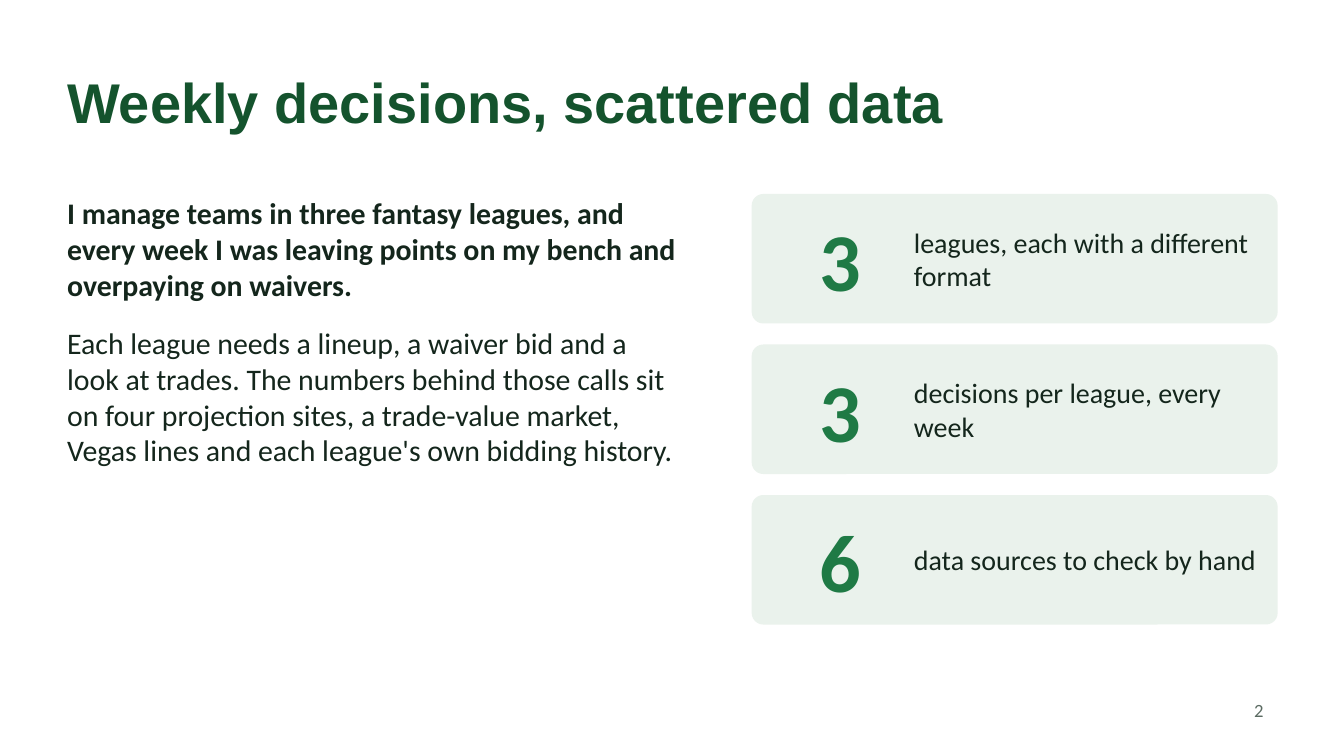
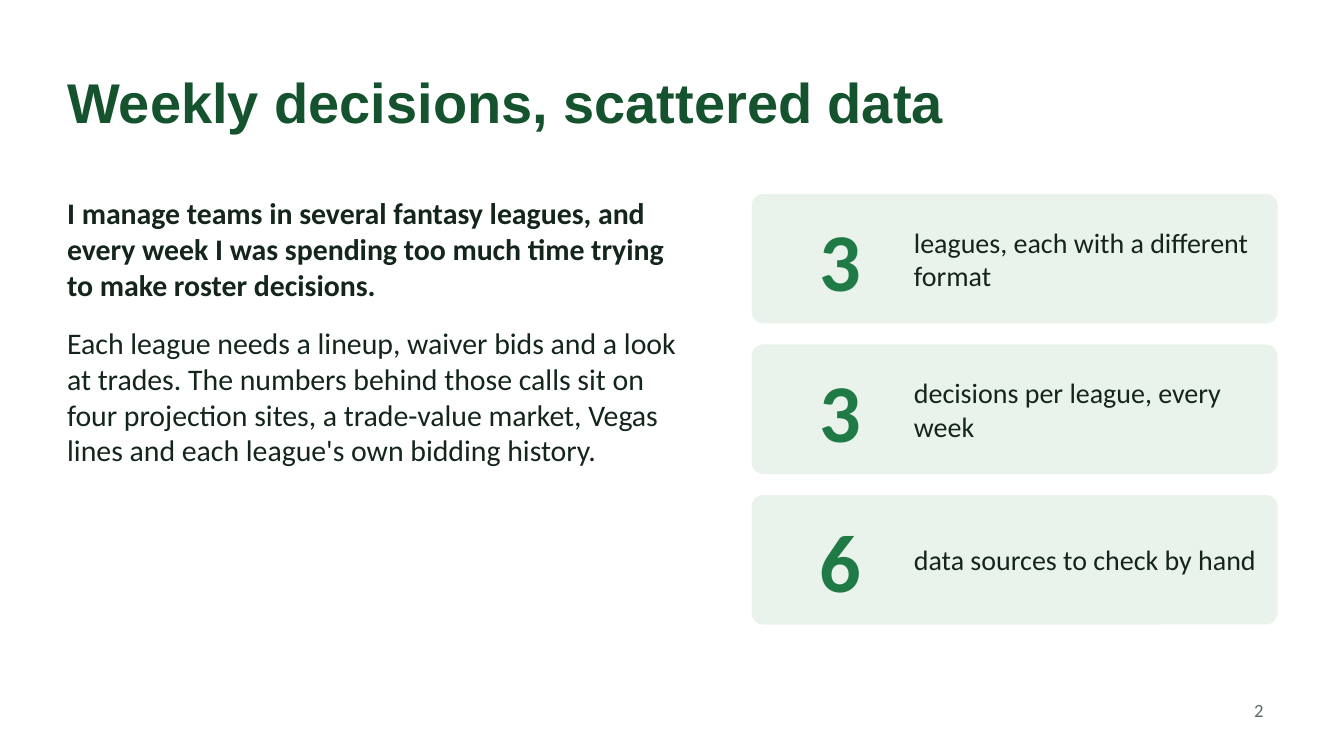
Before and after one commit to Compati/fantasy_football_agent, a slide deck: slide 2 of docs/Fantasy-Agent-Presentation.pptx. Drawn at 1344x756 pixels with LibreOffice and Linux fonts; fonts in the diff are those of the drawing. Boxes give left, top, right and bottom in pixels: in the first picture for what was removed or moved away, otherwise in the second. Text is boxed around its words. In the diff, an @@ line names an element or a change of style, - is before the commit and + after.

```diff
--- a/docs/Fantasy-Agent-Presentation.pptx
+++ b/docs/Fantasy-Agent-Presentation.pptx
@@ text at [67, 203, 676, 466]: text changed @@
-I manage teams in three fantasy leagues, and every week I was leaving points on my bench and overpaying on waivers.
-Each league needs a lineup, a waiver bid and a look at trades. The numbers behind those calls sit on four projection sites, a trade-value market, Vegas lines and each league's own bidding history.
+I manage teams in several fantasy leagues, and every week I was spending too much time trying to make roster decisions.
+Each league needs a lineup, waiver bids and a look at trades. The numbers behind those calls sit on four projection sites, a trade-value market, Vegas lines and each league's own bidding history.
```
Also in this commit, not shown: 3 other slides changed, 5 other files.
